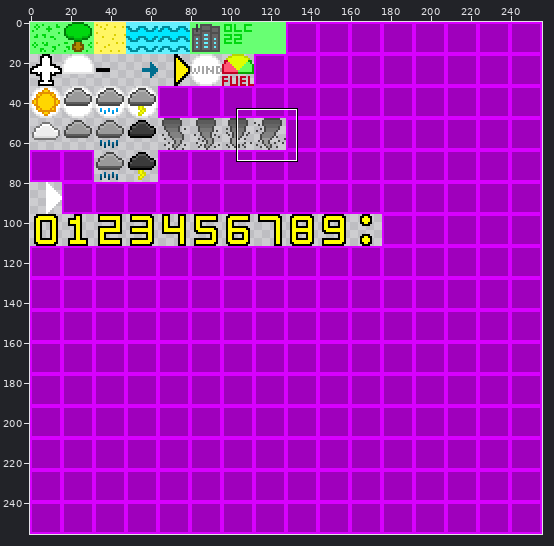
Two versions of one sprite sheet, res/textures/textures.png. The first picture is a wide view before the edit; the outline marks the close-up.
Close-up. The starting point:
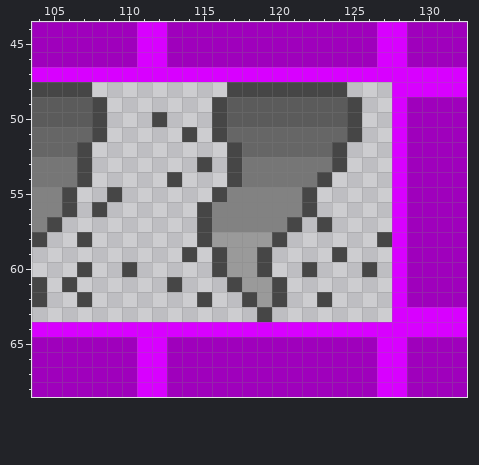
The file is 256x256 pixels. Colours within 5 levels of each other are drawn and written as one. Shown: x 104..132, y 44..68. The commit also changed other parts of the picture, which this record leaves out.
New version:
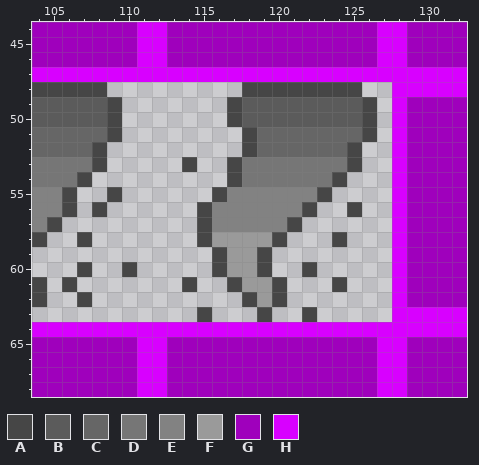
Palette (. is transparent): A #464646  B #5b5b5b  C #666666  D #767676  E #828282  F #9a9a9a  G #9f00bc  H #d800ff
Changes in this commit:
Colour A now appears in row 48 at x 108 and 125; in rows 49 to 51 at x 109 and 126; in row 52 at x 108 and 125; in row 53 at x 108, 114 and 125; in row 54 at x 124; in row 55 at x 123.
Colour A now appears in row 56 at x 125; in row 58 at x 124; in row 61 at x 114 and 124; in row 63 at x 115 and 122.
The author changed colour B to colour A in rows 49 to 50 at x 117.
The author changed colour C to colour A in rows 51 to 52 at x 118.
The author changed colour A to colour B in rows 49 to 50 at x 108 and 125.
The author changed colour A to colour C in row 51 at x 108 and 125; in row 52 at x 107 and 124.
The author changed colour A to colour D in row 53 at x 107 and 124; in row 54 at x 123.
The author changed colour A to colour E in row 55 at x 122.
Colour A is gone in row 48 at x 117; in row 49 at x 116; in row 50 at x 112 and 116; in row 51 at x 114 and 116; in row 52 at x 117; in row 53 at x 115.
Colour A is gone in row 54 at x 113; in row 57 at x 123; in row 58 at x 127; in row 59 at x 114 and 124; in row 60 at x 126; in row 61 at x 113.
Colour A is gone in row 62 at x 115 and 123.
Colour C is gone in row 51 at x 117.
Changed places in both close-ups, as pixel boxes (x1, y1, x2, y2):
changed: (77, 82, 257, 187)
changed: (302, 82, 392, 322)
changed: (167, 247, 212, 322)
